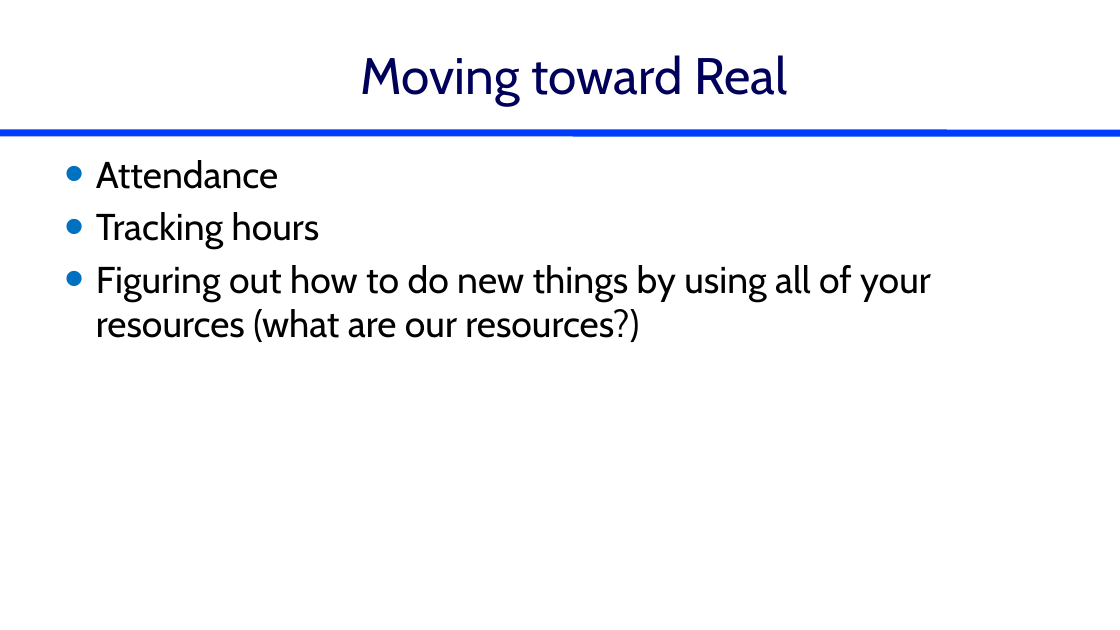
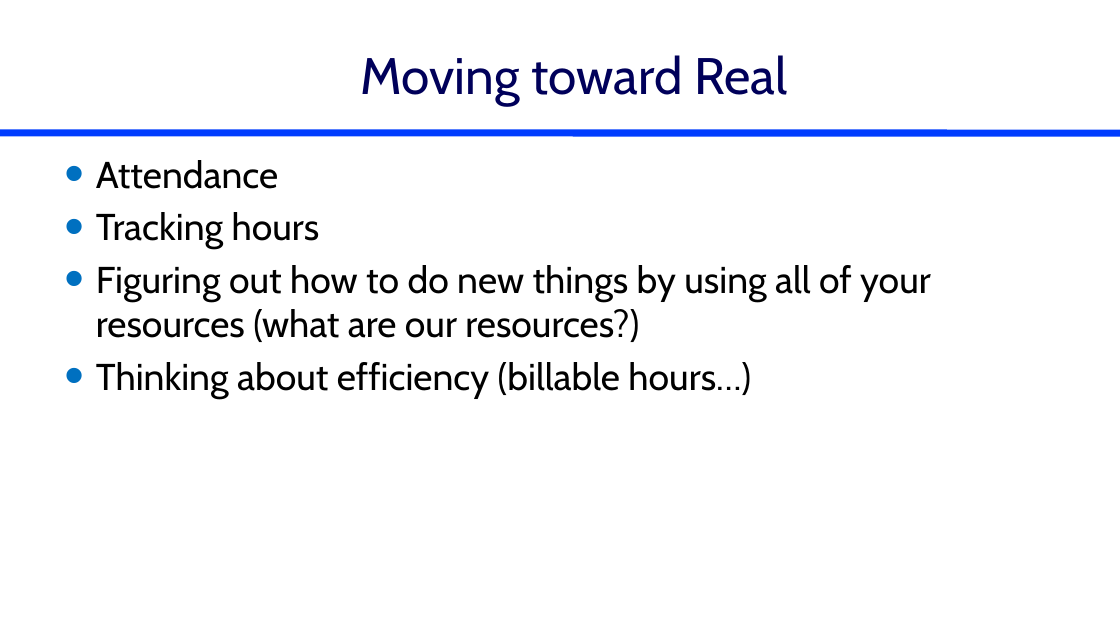
Before and after one commit to monroews/CEE4590, a slide deck: slide 6 of Lectures/Water Quality.pptx. Drawn at 1120x630 pixels with LibreOffice and Linux fonts; fonts in the diff are those of the drawing. Boxes give left, top, right and bottom in pixels: in the first picture for what was removed or moved away, otherwise in the second. Text is boxed around its words. In the diff, an @@ line names an element or a change of style, - is before the commit and + after.

Commit message:
lecture update

```diff
--- a/Lectures/Water Quality.pptx
+++ b/Lectures/Water Quality.pptx
@@ text at [96,362,751,398]: paragraph added @@
+• Thinking about efficiency (billable hours…)
```
